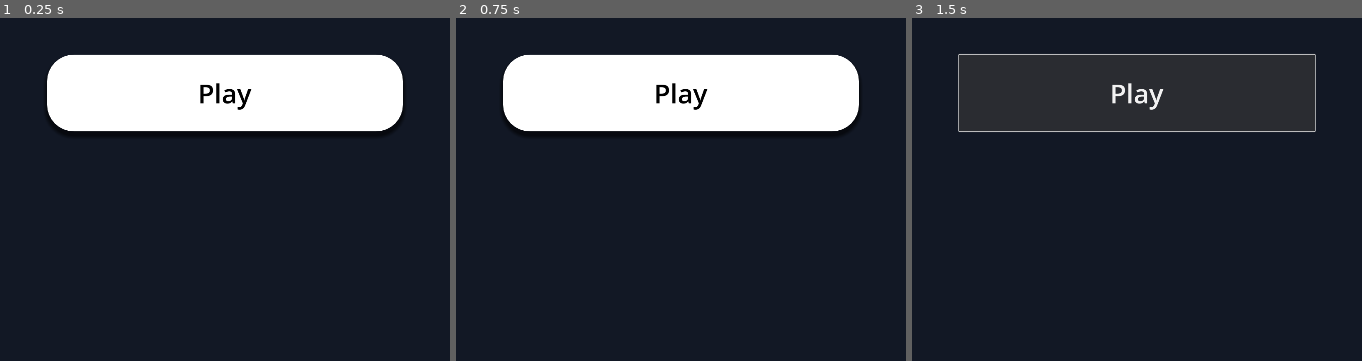
Above: before the commit, frames 1-3 (left to right).
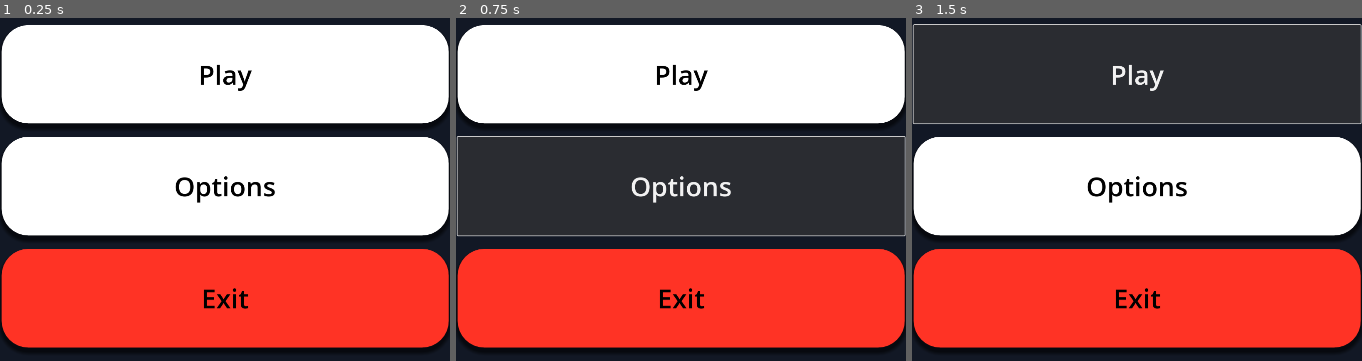
Above: after the commit, the same moments.

Repository: AJ2126/NightLight
Game: Godot game, scene res://Scenes/MainScene/main.tscn
The game is run twice, just before and just after one commit, with the same random seed, the same clock (stepped at 60 frames per second) and the same inputs. Before the commit the project has no main scene; this scene is started directly in both runs.
Inputs (mouse positions are in pixels of both pictures, inside the frame that each line leads up to):
- Up to frame 1 (0.25 s): no input
- Up to frame 2 (0.75 s): click (681, 186) at 0.5 s, where only the run after the commit has a clickable "Options"
- Up to frame 3 (1.5 s): click "Play" at 1.25 s

The runs differ from the first frame. In frame 1, 72% of the frame differs, in the area x 0-100%, y 2-97%; in frame 2, 46%; in frame 3, 59%.

Commit message:
Updated the main menu
Added Three buttons

Diff:
--- a/Scenes/MainMenu/main_menu.tscn
+++ b/Scenes/MainMenu/main_menu.tscn
@@ -9,21 +9,52 @@
 shadow_size = 10
 shadow_offset = Vector2(0, 10)
 
+[sub_resource type="StyleBoxFlat" id="StyleBoxFlat_uqdog"]
+bg_color = Color(1, 0.2, 0.145098, 1)
+corner_radius_top_left = 64
+corner_radius_top_right = 64
+corner_radius_bottom_right = 64
+corner_radius_bottom_left = 64
+shadow_size = 10
+shadow_offset = Vector2(0, 10)
+
 [node name="MainMenu" type="CanvasLayer"]
 
-[node name="Button" type="Button" parent="."]
+[node name="VBoxContainer" type="VBoxContainer" parent="."]
 anchors_preset = 8
 anchor_left = 0.5
 anchor_top = 0.5
 anchor_right = 0.5
 anchor_bottom = 0.5
-offset_left = -427.0
-offset_top = -92.0
-offset_right = 427.0
-offset_bottom = 92.0
+offset_left = -536.0
+offset_top = -163.0
+offset_right = 537.0
+offset_bottom = 611.0
 grow_horizontal = 2
 grow_vertical = 2
+theme_override_constants/separation = 32
+
+[node name="Button" type="Button" parent="VBoxContainer"]
+layout_mode = 2
+size_flags_vertical = 3
 theme_override_colors/font_color = Color(0, 0, 0, 1)
 theme_override_font_sizes/font_size = 64
 theme_override_styles/normal = SubResource("StyleBoxFlat_r0mel")
 text = "Play"
+
+[node name="Button2" type="Button" parent="VBoxContainer"]
+layout_mode = 2
+size_flags_vertical = 3
+theme_override_colors/font_color = Color(0, 0, 0, 1)
+theme_override_font_sizes/font_size = 64
+theme_override_styles/normal = SubResource("StyleBoxFlat_r0mel")
+text = "Options"
+
+[node name="Button3" type="Button" parent="VBoxContainer"]
+layout_mode = 2
+size_flags_vertical = 3
+theme_override_colors/font_color = Color(0, 0, 0, 1)
+theme_override_font_sizes/font_size = 64
+theme_override_styles/normal = SubResource("StyleBoxFlat_uqdog")
+text = "Exit
+"
--- a/project.godot
+++ b/project.godot
@@ -11,6 +11,7 @@
 [application]
 
 config/name="Night Light"
+run/main_scene="uid://cp22c5as7p0tn"
 config/features=PackedStringArray("4.4", "GL Compatibility")
 config/icon="res://icon.svg"
 
@@ -22,6 +23,12 @@
 window/stretch/mode="viewport"
 window/handheld/orientation=5
 
+[file_customization]
+
+folder_colors={
+"res://Sprites/": "red"
+}
+
 [rendering]
 
 renderer/rendering_method="gl_compatibility"
Not shown: 1 places in Scenes/MainMenu/main_menu.tscn that only renumber resources
